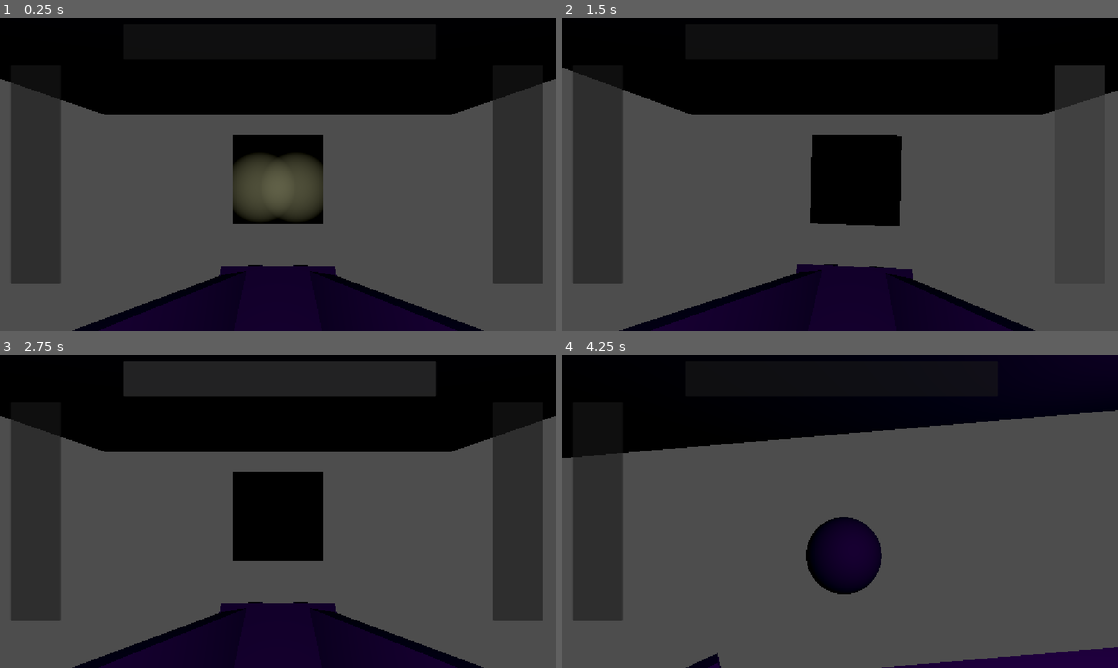
Above: before the commit, frames 1-4 (two rows, left to right).
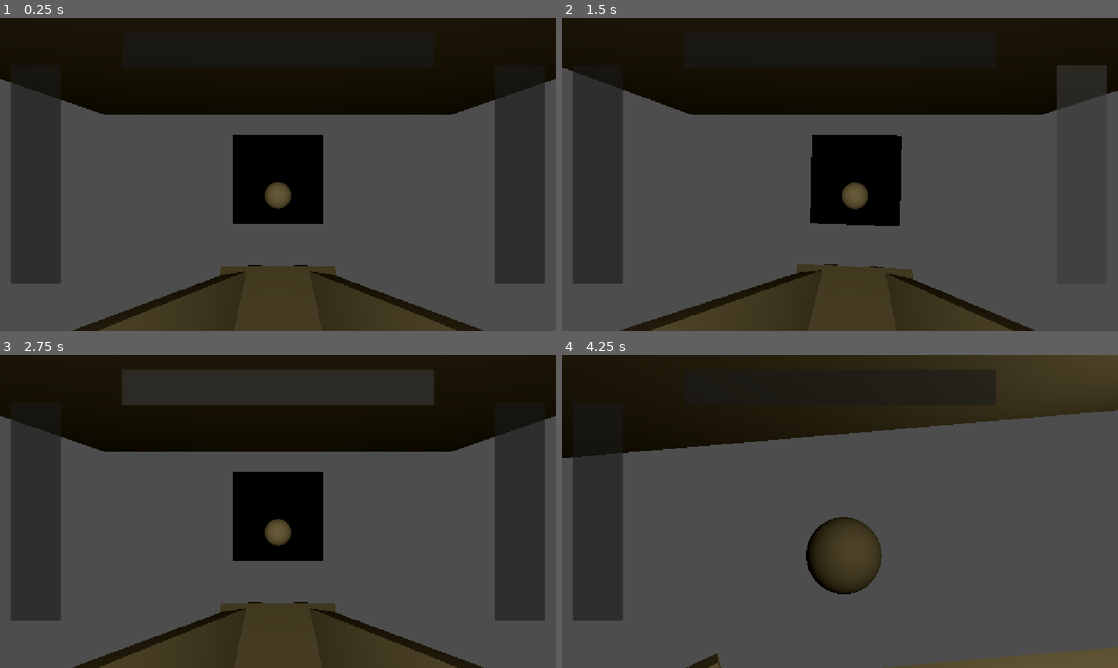
Above: after the commit, the same moments.

Repository: T3RRAT/Tether
Game: Godot game, scene res://Scenes/game.tscn
The game is run twice, just before and just after one commit, with the same random seed, the same clock (stepped at 60 frames per second) and the same inputs. The engine's default icon, where the game draws it, is replaced by a stand-in: a white triangle on a blue panel in a dark square. Sound files missing from this copy of the repository are replaced by a short silence.
Inputs (mouse positions are in pixels of both pictures, inside the frame that each line leads up to; where the layout moved, square brackets give the same spot in the first picture):
- Up to frame 1 (0.25 s): no input
- Up to frame 2 (1.5 s): click (595, 174) at 0.5 s; click (1084, 174) [1079, 174] at 1.25 s
- Up to frame 3 (2.75 s): click (278, 380) at 2.02 s
- Up to frame 4 (4.25 s): click (840, 386) at 2.77 s; tap Enter (ui_accept) at 3.5, 3.77 s; move the mouse to (962, 495) at 3.52 s; hold D (Go Right) from 3.53 s (still down); tap \ (Check) at 3.6 s; click (962, 495) at 3.67 s; tap W (Flip Computer) at 3.8 s

The runs differ from the first frame. In frame 1, 16% of the frame differs, in the area x 0-100%, y 0-100%; in frame 2, 13%; in frame 3, 16%; in frame 4, 19%.

Commit message:
Computer
Computer added and movement adjusted

Diff:
--- /dev/null
+++ b/Scenes/computer.gd
@@ -0,0 +1,132 @@
+extends Node3D
+
+
+# Used for checking if the mouse is inside the Area3D.
+var is_mouse_inside = false
+# The last processed input touch/mouse event. To calculate relative movement.
+var last_event_pos2D = null
+# The time of the last event in seconds since engine start.
+var last_event_time: float = -1.0
+
+@onready var node_viewport = $SubViewport
+@onready var node_quad = $Quad
+@onready var node_area = $Quad/Area3D
+
+func _ready():
+	node_area.mouse_entered.connect(_mouse_entered_area)
+	node_area.mouse_exited.connect(_mouse_exited_area)
+	node_area.input_event.connect(_mouse_input_event)
+
+	# If the material is NOT set to use billboard settings, then avoid running billboard specific code
+	#if node_quad.get_surface_override_material(0).billboard_mode == BaseMaterial3D.BillboardMode.BILLBOARD_DISABLED:
+		#set_process(false)
+
+
+func _process(_delta):
+	# NOTE: Remove this function if you don't plan on using billboard settings.
+	# rotate_area_to_billboard()
+	pass
+
+
+func _mouse_entered_area():
+	is_mouse_inside = true
+
+
+func _mouse_exited_area():
+	is_mouse_inside = false
+
+
+func _unhandled_input(event):
+	# Check if the event is a non-mouse/non-touch event
+	for mouse_event in [InputEventMouseButton, InputEventMouseMotion, InputEventScreenDrag, InputEventScreenTouch]:
+		if is_instance_of(event, mouse_event):
+			# If the event is a mouse/touch event, then we can ignore it here, because it will be
+			# handled via Physics Picking.
+			return
+	node_viewport.push_input(event)
+
+
+func _mouse_input_event(_camera: Camera3D, event: InputEvent, event_position: Vector3, _normal: Vector3, _shape_idx: int):
+	# Get mesh size to detect edges and make conversions. This code only support PlaneMesh and QuadMesh.
+	var quad_mesh_size = node_quad.mesh.size
+
+	# Event position in Area3D in world coordinate space.
+	var event_pos3D = event_position
+
+	# Current time in seconds since engine start.
+	var now: float = Time.get_ticks_msec() / 1000.0
+
+	# Convert position to a coordinate space relative to the Area3D node.
+	# NOTE: affine_inverse accounts for the Area3D node's scale, rotation, and position in the scene!
+	event_pos3D = node_quad.global_transform.affine_inverse() * event_pos3D
+
+	# TODO: Adapt to bilboard mode or avoid completely.
+
+	var event_pos2D: Vector2 = Vector2()
+
+	if is_mouse_inside:
+		# Convert the relative event position from 3D to 2D.
+		event_pos2D = Vector2(event_pos3D.x, -event_pos3D.y)
+
+		# Right now the event position's range is the following: (-quad_size/2) -> (quad_size/2)
+		# We need to convert it into the following range: -0.5 -> 0.5
+		event_pos2D.x = event_pos2D.x / quad_mesh_size.x
+		event_pos2D.y = event_pos2D.y / quad_mesh_size.y
+		# Then we need to convert it into the following range: 0 -> 1
+		event_pos2D.x += 0.5
+		event_pos2D.y += 0.5
+
+		# Finally, we convert the position to the following range: 0 -> viewport.size
+		event_pos2D.x *= node_viewport.size.x
+		event_pos2D.y *= node_viewport.size.y
+		# We need to do these conversions so the event's position is in the viewport's coordinate system.
+
+	elif last_event_pos2D != null:
+		# Fall back to the last known event position.
+		event_pos2D = last_event_pos2D
+
+	# Set the event's position and global position.
+	event.position = event_pos2D
+	if event is InputEventMouse:
+		event.global_position = event_pos2D
+
+	# Calculate the relative event distance.
+	if event is InputEventMouseMotion or event is InputEventScreenDrag:
+		# If there is not a stored previous position, then we'll assume there is no relative motion.
+		if last_event_pos2D == null:
+			event.relative = Vector2(0, 0)
+		# If there is a stored previous position, then we'll calculate the relative position by subtracting
+		# the previous position from the new position. This will give us the distance the event traveled from prev_pos.
+		else:
+			event.relative = event_pos2D - last_event_pos2D
+			event.velocity = event.relative / (now - last_event_time)
+
+	# Update last_event_pos2D with the position we just calculated.
+	last_event_pos2D = event_pos2D
+
+	# Update last_event_time to current time.
+	last_event_time = now
+
+	# Finally, send the processed input event to the viewport.
+	node_viewport.push_input(event)
+
+
+# func rotate_area_to_billboard():
+	#var billboard_mode = node_quad.get_surface_override_material(0).params_billboard_mode
+
+	# Try to match the area with the material's billboard setting, if enabled.
+	#if billboard_mode > 0:
+		## Get the camera.
+		#var camera = get_viewport().get_camera_3d()
+		## Look in the same direction as the camera.
+		#var look = camera.to_global(Vector3(0, 0, -100)) - camera.global_transform.origin
+		#look = node_area.position + look
+
+		# Y-Billboard: Lock Y rotation, but gives bad results if the camera is tilted.
+		#if billboard_mode == 2:
+			#look = Vector3(look.x, 0, look.z)
+#
+		#node_area.look_at(look, Vector3.UP)
+#
+		## Rotate in the Z axis to compensate camera tilt.
+		#node_area.rotate_object_local(Vector3.BACK, camera.rotation.z)
--- /dev/null
+++ b/Scenes/computer.tscn
@@ -0,0 +1,117 @@
+[gd_scene format=3 uid="uid://uigs3q6cxjtu"]
+
+[ext_resource type="Texture2D" uid="uid://cg4cjqnn1vj7a" path="res://icon.svg" id="1_4xga7"]
+[ext_resource type="Script" uid="uid://dwbgh7q06vkj7" path="res://Scenes/computer.gd" id="1_m1ujp"]
+[ext_resource type="Shader" uid="uid://btfykxbl42d8l" path="res://Scripts/computer.gdshader" id="3_7h0tq"]
+
+[sub_resource type="ViewportTexture" id="ViewportTexture_yf5fn"]
+viewport_path = NodePath("SubViewport")
+
+[sub_resource type="StandardMaterial3D" id="StandardMaterial3D_g4v7s"]
+resource_local_to_scene = true
+albedo_texture = SubResource("ViewportTexture_yf5fn")
+
+[sub_resource type="QuadMesh" id="QuadMesh_g4v7s"]
+resource_local_to_scene = true
+material = SubResource("StandardMaterial3D_g4v7s")
+size = Vector2(1.41, 0.81)
+
+[sub_resource type="ConcavePolygonShape3D" id="ConcavePolygonShape3D_3cxpa"]
+data = PackedVector3Array(0.705, -0.405, 0, -0.705, -0.405, 0, 0.705, 0.405, 0, -0.705, -0.405, 0, -0.705, 0.405, 0, 0.705, 0.405, 0)
+
+[sub_resource type="Theme" id="Theme_3dryh"]
+TabContainer/font_sizes/font_size = 24
+
+[sub_resource type="ShaderMaterial" id="ShaderMaterial_g4v7s"]
+shader = ExtResource("3_7h0tq")
+shader_parameter/overlay = false
+shader_parameter/resolution = Vector2(640, 480)
+shader_parameter/brightness = 1.4
+shader_parameter/scanlines_opacity = 0.0
+shader_parameter/scanlines_width = 0.25
+shader_parameter/grille_opacity = 0.3
+shader_parameter/roll = true
+shader_parameter/roll_speed = 8.0
+shader_parameter/roll_size = 15.0
+shader_parameter/roll_variation = 1.8
+shader_parameter/distort_intensity = 0.05
+shader_parameter/aberration = 0.015000048212499895
+shader_parameter/noise_opacity = 0.4
+shader_parameter/noise_speed = 5.0
+shader_parameter/static_noise_intensity = 0.06
+shader_parameter/pixelate = false
+shader_parameter/discolor = true
+shader_parameter/warp_amount = 0.800000038
+shader_parameter/clip_warp = false
+shader_parameter/vignette_intensity = 0.4
+shader_parameter/vignette_opacity = 0.32400001539
+
+[node name="Computer" type="Node3D" unique_id=129153883]
+script = ExtResource("1_m1ujp")
+
+[node name="CSGCombiner3D" type="CSGCombiner3D" parent="." unique_id=1590787459]
+
+[node name="CSGBox3D" type="CSGBox3D" parent="CSGCombiner3D" unique_id=1772993787]
+size = Vector3(1.6, 1, 0.1)
+
+[node name="CSGBox3D2" type="CSGBox3D" parent="CSGCombiner3D" unique_id=316805959]
+transform = Transform3D(1, 0, 0, 0, 1, 0, 0, 0, 1, 0, 0, 0.06266138)
+operation = 2
+size = Vector3(1.4, 0.8, 0.1)
+
+[node name="Quad" type="MeshInstance3D" parent="." unique_id=359092796]
+transform = Transform3D(1, 0, 0, 0, 1, 0, 0, 0, 1, 0, 0, 0.013243794)
+mesh = SubResource("QuadMesh_g4v7s")
+
+[node name="Area3D" type="Area3D" parent="Quad" unique_id=186926410]
+
+[node name="CollisionShape3D" type="CollisionShape3D" parent="Quad/Area3D" unique_id=1803618872]
+shape = SubResource("ConcavePolygonShape3D_3cxpa")
+
+[node name="SubViewport" type="SubViewport" parent="." unique_id=778372070]
+
+[node name="Control" type="Control" parent="SubViewport" unique_id=934616759]
+layout_mode = 3
+anchors_preset = 15
+anchor_right = 1.0
+anchor_bottom = 1.0
+grow_horizontal = 2
+grow_vertical = 2
+theme = SubResource("Theme_3dryh")
+
+[node name="TabContainer" type="TabContainer" parent="SubViewport/Control" unique_id=2039419334]
+layout_mode = 1
+anchors_preset = 15
+anchor_right = 1.0
+anchor_bottom = 1.0
+grow_horizontal = 2
+grow_vertical = 2
+current_tab = 0
+
+[node name="Power" type="TextureRect" parent="SubViewport/Control/TabContainer" unique_id=678326908]
+layout_mode = 2
+texture = ExtResource("1_4xga7")
+metadata/_tab_index = 0
+
+[node name="Ship" type="TextureRect" parent="SubViewport/Control/TabContainer" unique_id=1895162407]
+visible = false
+modulate = Color(0.76580584, 0.6681873, 1, 1)
+layout_mode = 2
+texture = ExtResource("1_4xga7")
+metadata/_tab_index = 1
+
+[node name="TextureRect3" type="TextureRect" parent="SubViewport/Control/TabContainer" unique_id=1568788166]
+visible = false
+modulate = Color(0.3230459, 0.7567149, 0.09408315, 1)
+layout_mode = 2
+texture = ExtResource("1_4xga7")
+metadata/_tab_index = 2
+
+[node name="ColorRect" type="ColorRect" parent="SubViewport/Control" unique_id=1582421659]
+material = SubResource("ShaderMaterial_g4v7s")
+layout_mode = 1
+anchors_preset = 15
+anchor_right = 1.0
+anchor_bottom = 1.0
+grow_horizontal = 2
+grow_vertical = 2
--- a/Scenes/game.tscn
+++ b/Scenes/game.tscn
@@ -3,6 +3,7 @@
 [ext_resource type="Script" uid="uid://c0ai2ccmfn65p" path="res://Scripts/game.gd" id="1_ebmjs"]
 [ext_resource type="AudioStream" uid="uid://3j7r724r0f5" path="res://flash-beacon.mp3" id="2_qxrlw"]
 [ext_resource type="Script" uid="uid://b56q2vd6u7y1w" path="res://Scripts/ideas.gd" id="2_wrm1d"]
+[ext_resource type="PackedScene" uid="uid://uigs3q6cxjtu" path="res://Scenes/computer.tscn" id="4_wowpa"]
 
 [sub_resource type="CapsuleMesh" id="CapsuleMesh_g4v7s"]
 rings = 6
@@ -48,6 +49,10 @@
 [sub_resource type="BoxMesh" id="BoxMesh_fcnqv"]
 size = Vector3(0.168, 1, 1.763)
 
+[sub_resource type="SphereMesh" id="SphereMesh_yf5fn"]
+radius = 0.05
+height = 0.1
+
 [node name="Game" type="Node3D" unique_id=314259388]
 script = ExtResource("1_ebmjs")
 
@@ -88,6 +93,10 @@
 
 [node name="AudioListener3D" type="AudioListener3D" parent="Player" unique_id=1179562327]
 current = true
+
+[node name="Tether Camera" type="Camera3D" parent="." unique_id=752433570]
+transform = Transform3D(-0.9615163, 0.06698731, 0.26645657, 0.18772802, 0.86830795, 0.4591291, -0.20061055, 0.49148148, -0.84746766, 0.62166464, 1.0373764, 2.6603546)
+fov = 50.0
 
 [node name="Player Camera" type="Camera3D" parent="." unique_id=952425825]
 transform = Transform3D(1, 0, 0, 0, 1, 0, 0, 0, 1, 0, 0.5785307, 0)
@@ -98,31 +107,48 @@
 
 [node name="Control" type="Control" parent="2D Overlay" unique_id=1281495045]
 layout_mode = 3
-anchors_preset = 0
-offset_right = 40.0
-offset_bottom = 40.0
-
-[node name="Left Button" type="Button" parent="2D Overlay/Control" unique_id=534802264]
-layout_mode = 0
+anchors_preset = 15
+anchor_right = 1.0
+anchor_bottom = 1.0
+grow_horizontal = 2
+grow_vertical = 2
+
+[node name="CanvasLayer" type="CanvasLayer" parent="2D Overlay/Control" unique_id=1219470983]
+
+[node name="Left Button" type="Button" parent="2D Overlay/Control/CanvasLayer" unique_id=534802264]
+anchors_preset = 4
+anchor_top = 0.5
+anchor_bottom = 0.5
+offset_top = -324.0
 offset_right = 148.0
-offset_bottom = 648.0
+offset_bottom = 324.0
+grow_vertical = 2
 scale = Vector2(0.7, 0.7)
 pivot_offset = Vector2(74, 324)
 
-[node name="Right Button" type="Button" parent="2D Overlay/Control" unique_id=288830261]
-layout_mode = 0
-offset_left = 1000.0
-offset_right = 1148.0
-offset_bottom = 648.0
+[node name="Right Button" type="Button" parent="2D Overlay/Control/CanvasLayer" unique_id=288830261]
+anchors_preset = 6
+anchor_left = 1.0
+anchor_top = 0.5
+anchor_right = 1.0
+anchor_bottom = 0.5
+offset_left = -148.0
+offset_top = -324.0
+offset_bottom = 324.0
+grow_horizontal = 0
+grow_vertical = 2
 scale = Vector2(0.7, 0.7)
 pivot_offset = Vector2(74, 324)
 
-[node name="Button" type="Button" parent="2D Overlay/Control" unique_id=1433246067]
-layout_mode = 0
-offset_left = 256.0
-offset_top = 12.0
-offset_right = 904.0
-offset_bottom = 86.0
+[node name="UpButton" type="Button" parent="2D Overlay/Control/CanvasLayer" unique_id=1433246067]
+anchors_preset = 5
+anchor_left = 0.5
+anchor_right = 0.5
+offset_left = -324.0
+offset_top = 30.0
+offset_right = 324.0
+offset_bottom = 104.0
+grow_horizontal = 2
 
 [node name="FlashLightLeft" type="SpotLight3D" parent="." unique_id=1914040452]
 unique_name_in_owner = true
@@ -192,14 +218,33 @@
 transform = Transform3D(0.8422409, -0.1331556, -0.5223982, 0.22025265, 0.9694455, 0.107999355, 0.49205595, -0.20602103, 0.8458347, -0.612, -0.69, -1.326)
 mesh = SubResource("BoxMesh_fcnqv")
 
-[node name="OmniLight3D" type="OmniLight3D" parent="Ship" unique_id=348939154]
+[node name="Purple Light" type="OmniLight3D" parent="Ship" unique_id=348939154]
 transform = Transform3D(1, 0, 0, 0, 1, 0, 0, 0, 1, 0, 0.8673491, 0.94401395)
+visible = false
 light_color = Color(0.36862746, 0, 0.62352943, 1)
+
+[node name="OmniLight3D" type="OmniLight3D" parent="Ship" unique_id=16834530]
+transform = Transform3D(1, 0, 0, 0, 1, 0, 0, 0, 1, 0, 0.8, 1)
+light_color = Color(0.902198, 0.8014088, 0.52845573, 1)
+
+[node name="Computer Items" type="Node3D" parent="." unique_id=1150376009]
+transform = Transform3D(1, 0, 0, 0, 1, 0, 0, 0, 1, 0, 0, 0.6576913)
+
+[node name="Computer" parent="Computer Items" unique_id=129153883 instance=ExtResource("4_wowpa")]
+transform = Transform3D(0.85, 0, 0, 0, 0.85, 0, 0, 0, 0.85, 0, 1.35, -1.5)
+
+[node name="Computer Up Pos" type="MeshInstance3D" parent="Computer Items" unique_id=1698906977]
+transform = Transform3D(1, 0, 0, 0, 1, 0, 0, 0, 1, 0, 1.35, -1.5)
+mesh = SubResource("SphereMesh_yf5fn")
+
+[node name="Computer Down Pos" type="MeshInstance3D" parent="Computer Items" unique_id=1378832576]
+transform = Transform3D(1, 0, 0, 0, 1, 0, 0, 0, 1, 0, 0.5, -1.5)
+mesh = SubResource("SphereMesh_yf5fn")
 
 [connection signal="timeout" from="Player Timers/Cam Move Timer" to="." method="_on_cam_move_timer_timeout"]
 [connection signal="timeout" from="Player Timers/Power Timer" to="." method="_on_power_timer_timeout"]
 [connection signal="finished" from="Player/Flash Sound" to="." method="_on_flash_sound_finished"]
-[connection signal="mouse_entered" from="2D Overlay/Control/Left Button" to="." method="_on_left_button_mouse_entered"]
-[connection signal="mouse_entered" from="2D Overlay/Control/Right Button" to="." method="_on_right_button_mouse_entered"]
+[connection signal="mouse_entered" from="2D Overlay/Control/CanvasLayer/Left Button" to="." method="_on_left_button_mouse_entered"]
+[connection signal="mouse_entered" from="2D Overlay/Control/CanvasLayer/Right Button" to="." method="_on_right_button_mouse_entered"]
 [connection signal="timeout" from="Enemy Timers/Monster Timer" to="." method="_on_monster_timer_timeout"]
 [connection signal="timeout" from="Enemy Timers/Monster Kill" to="." method="_on_monster_kill_timeout"]
--- /dev/null
+++ b/Scripts/computer.gdshader
@@ -0,0 +1,175 @@
+shader_type canvas_item;
+
+// Add required screen texture uniform
+uniform sampler2D SCREEN_TEXTURE : hint_screen_texture, filter_linear_mipmap;
+
+// Display settings
+uniform bool overlay = false;
+uniform vec2 resolution = vec2(640.0, 480.0);
+uniform float brightness = 1.4;
+
+// Scanline settings
+uniform float scanlines_opacity : hint_range(0.0, 1.0) = 0.4;
+uniform float scanlines_width : hint_range(0.0, 0.5) = 0.25;
+uniform float grille_opacity : hint_range(0.0, 1.0) = 0.3;
+
+// Distortion settings
+uniform bool roll = true;
+uniform float roll_speed = 6.0;
+uniform float roll_size : hint_range(0.0, 100.0) = 25.0;
+uniform float roll_variation : hint_range(0.1, 5.0) = 1.8;
+uniform float distort_intensity : hint_range(0.0, 0.2) = 0.05;
+uniform float aberration : hint_range(-1.0, 1.0) = 0.06;
+
+// Noise settings
+uniform float noise_opacity : hint_range(0.0, 1.0) = 0.4;
+uniform float noise_speed = 5.0;
+uniform float static_noise_intensity : hint_range(0.0, 1.0) = 0.06;
+
+// Additional effects
+uniform bool pixelate = true;
+uniform bool discolor = true;
+uniform float warp_amount : hint_range(0.0, 5.0) = 1.0;
+uniform bool clip_warp = false;
+uniform float vignette_intensity = 0.4;
+uniform float vignette_opacity : hint_range(0.0, 1.0) = 0.3;
+
+// The rest of the shader code remains exactly the same from here...
+// (All the functions and fragment shader code remain unchanged)
+
+// Generate random value
+vec2 random(vec2 uv) {
+    uv = vec2(dot(uv, vec2(127.1, 311.7)), dot(uv, vec2(269.5, 183.3)));
+    return -1.0 + 2.0 * fract(sin(uv) * 43758.5453123);
+}
+
+// Generate noise
+float noise(vec2 uv) {
+    vec2 uv_index = floor(uv);
+    vec2 uv_fract = fract(uv);
+    vec2 blur = smoothstep(0.0, 1.0, uv_fract);
+
+    return mix(
+        mix(
+            dot(random(uv_index + vec2(0.0, 0.0)), uv_fract - vec2(0.0, 0.0)),
+            dot(random(uv_index + vec2(1.0, 0.0)), uv_fract - vec2(1.0, 0.0)),
+            blur.x
+        ),
+        mix(
+            dot(random(uv_index + vec2(0.0, 1.0)), uv_fract - vec2(0.0, 1.0)),
+            dot(random(uv_index + vec2(1.0, 1.0)), uv_fract - vec2(1.0, 1.0)),
+            blur.x
+        ),
+        blur.y
+    ) * 0.5 + 0.5;
+}
+
+// Screen warping
+vec2 warp(vec2 uv) {
+    vec2 delta = uv - 0.5;
+    float delta2 = dot(delta.xy, delta.xy);
+    float delta4 = delta2 * delta2;
+    return uv + delta * (delta4 * warp_amount);
+}
+
+// Screen border
+float border(vec2 uv) {
+    float radius = min(warp_amount, 0.08);
+    radius = max(min(min(abs(radius * 1.0), abs(1.0)), abs(1.0)), 1e-26);
+    vec2 abs_uv = abs(uv * 2.0 - 1.0) - vec2(1.0, 1.0) + radius;
+    float dist = length(max(vec2(0.0), abs_uv)) / radius;
+    return clamp(1.0 - smoothstep(0.96, 1.0, dist), 0.0, 1.0);
+}
+
+// Vignette effect
+float vignette(vec2 uv) {
+    uv *= 1.0 - uv.xy;
+    float vig = uv.x * uv.y * 50.0;
+    return pow(vig, vignette_intensity * vignette_opacity);
+}
+
+void fragment() {
+    // Get base UV and handle overlay
+    vec2 uv = overlay ? warp(SCREEN_UV) : warp(UV);
+    vec2 text_uv = uv;
+
+    // Handle pixelation
+    if (pixelate) {
+        text_uv = ceil(uv * resolution) / resolution;
+    }
+
+    // Calculate roll effect
+    float roll_line = 0.0;
+    vec2 roll_uv = vec2(0.0);
+
+    if (roll || noise_opacity > 0.0) {
+        float time = roll ? TIME : 0.0;
+        roll_line = smoothstep(0.3, 0.9, sin(uv.y * roll_size - (time * roll_speed)));
+        roll_line *= roll_line * smoothstep(0.3, 0.9, sin(uv.y * roll_size * roll_variation - (time * roll_speed * roll_variation)));
+        roll_uv = vec2(roll_line * distort_intensity * (1.0 - UV.x), 0.0);
+    }
+
+    // Sample texture with chromatic aberration
+    vec4 text;
+    if (roll) {
+        text.r = texture(SCREEN_TEXTURE, text_uv + roll_uv * 0.8 + vec2(aberration, 0.0) * 0.1).r;
+        text.g = texture(SCREEN_TEXTURE, text_uv + roll_uv * 1.2 - vec2(aberration, 0.0) * 0.1).g;
+        text.b = texture(SCREEN_TEXTURE, text_uv + roll_uv).b;
+    } else {
+        text.r = texture(SCREEN_TEXTURE, text_uv + vec2(aberration, 0.0) * 0.1).r;
+        text.g = texture(SCREEN_TEXTURE, text_uv - vec2(aberration, 0.0) * 0.1).g;
+        text.b = texture(SCREEN_TEXTURE, text_uv).b;
+    }
+    text.a = 1.0;
+
+    // Apply CRT grille
+    if (grille_opacity > 0.0) {
+        float gr = smoothstep(0.85, 0.95, abs(sin(uv.x * (resolution.x * 3.14159265))));
+        float gg = smoothstep(0.85, 0.95, abs(sin(1.05 + uv.x * (resolution.x * 3.14159265))));
+        float gb = smoothstep(0.85, 0.95, abs(sin(2.1 + uv.x * (resolution.x * 3.14159265))));
+
+        text.r = mix(text.r, text.r * gr, grille_opacity);
+        text.g = mix(text.g, text.g * gg, grille_opacity);
+        text.b = mix(text.b, text.b * gb, grille_opacity);
+    }
+
+    // Apply brightness
+    text.rgb = clamp(text.rgb * brightness, 0.0, 1.0);
+
+    // Apply scanlines
+    if (scanlines_opacity > 0.0) {
+        float scan = smoothstep(scanlines_width, scanlines_width + 0.5, abs(sin(uv.y * (resolution.y * 3.14159265))));
+        text.rgb = mix(text.rgb, text.rgb * vec3(scan), scanlines_opacity);
+    }
+
+    // Apply noise
+    if (noise_opacity > 0.0) {
+        float n = smoothstep(0.4, 0.5, noise(uv * vec2(2.0, 200.0) + vec2(10.0, TIME * noise_speed)));
+        float nl = n * roll_line * clamp(random((ceil(uv * resolution) / resolution) + vec2(TIME * 0.8, 0.0)).x + 0.8, 0.0, 1.0);
+        text.rgb = clamp(mix(text.rgb, text.rgb + nl, noise_opacity), vec3(0.0), vec3(1.0));
+    }
+
+    // Apply static
+    if (static_noise_intensity > 0.0) {
+        text.rgb += clamp(random((ceil(uv * resolution) / resolution) + fract(TIME)).x, 0.0, 1.0) * static_noise_intensity;
+    }
+
+    // Apply border and vignette
+    text.rgb *= border(uv);
+    text.rgb *= vignette(uv);
+
+    // Handle clip warp
+    if (clip_warp) {
+        text.a = border(uv);
+    }
+
+    // Apply VHS discoloration
+    if (discolor) {
+        vec3 greyscale = vec3(dot(text.rgb, vec3(0.333)));
+        text.rgb = mix(text.rgb, greyscale, 0.5);
+        float midpoint = pow(0.5, 2.2);
+        text.rgb = (text.rgb - vec3(midpoint)) * 1.2 + midpoint;
+    }
+
+    COLOR = text;
+}
--- a/Scripts/game.gd
+++ b/Scripts/game.gd
@@ -30,6 +30,7 @@
 var monsterAggroAmount = 0
 
 @onready var cam = $"Player Camera"
+@onready var tCam = $"Tether Camera"
 @onready var lightRight = %FlashLightRight
 @onready var lightLeft = %FlashLightLeft
 @onready var player = $Player
@@ -37,12 +38,18 @@
 @onready var powerDrainTimer = %"Power Timer"
 @onready var flashSound = $"Player/Flash Sound"
 
-@onready var buttonLeft = $"2D Overlay/Control/Left Button"
-@onready var buttonRight = $"2D Overlay/Control/Right Button"
+@onready var computer = $"Computer Items/Computer"
+@onready var computerDownPos = $"Computer Items/Computer Down Pos"
+@onready var computerUpPos = $"Computer Items/Computer Up Pos"
+
+@onready var buttonLeft = $"2D Overlay/Control/CanvasLayer/Left Button"
+@onready var buttonRight = $"2D Overlay/Control/CanvasLayer/Right Button"
 
 # Called when the node enters the scene tree for the first time.
 func _ready() -> void:
 	powerDrainTimer.start(powerDrainSpeed)
+	lightLeft.light_energy = 0
+	lightRight.light_energy = 0
 	pass # Replace with function body.
 
 
@@ -115,35 +122,47 @@
 		lightRight.light_energy = lerp(lightRight.light_energy, 0.0, delta * 6)
 
 	if Input.is_action_just_pressed("Go Left"):
-		if inCutscene == false:
+		if inCutscene == false && buttonInteract == false:
 			if inUserInterface:
 				pass
 			elif farLeft == false:
 				camLocation -= 1
+				interactionMade()
 
 	if Input.is_action_just_pressed("Go Right"):
-		if inCutscene == false:
+		if inCutscene == false && buttonInteract == false:
 			if inUserInterface:
 				pass
 			elif farRight == false:
 				camLocation += 1
+				interactionMade()
 
 	if Input.is_action_just_pressed("Go Backwards"):
+		if buttonInteract == false:
+			if camLocation == 0:
+				camLocation = 2
+				interactionMade()
+			elif camLocation == 2:
+				camLocation = 0
+				interactionMade()
+			# Location 2 refers to back of ship
+
+
+	if Input.is_action_just_pressed("Flip Computer"):
 		if camLocation == 0:
-			camLocation = 2
-		elif camLocation == 2:
-			camLocation = 0
-		# Location 2 refers to back of ship
-
-
-	if Input.is_action_just_pressed("Flip Computer"):
-		computerState = computerState * 1
+			computerState = computerState * -1
+
+
 
 
 
 	# Computer Functionality
 	if computerState == 1:
-
+		computer.position.y = lerp(computer.position.y, computerDownPos.position.y, delta * 6)
+		inCutscene = true
+	else:
+		computer.position.y = lerp(computer.position.y, computerUpPos.position.y, delta * 6)
+		inCutscene = false
 		pass
 
 
@@ -176,6 +195,10 @@
 	else:
 		player.rotation_degrees = Vector3(0, 0, shipPosition * location)
 
+func interactionMade():
+	buttonInteract = true
+	camMoveTimer.start()
+
 
 
 
@@ -187,9 +210,8 @@
 	if (buttonInteract == false):
 		#player.rotate(Vector3.UP, player.rotation.y + 90)
 		#player.rotation.y = angle_difference(player.rotation.y, player.rotation.y + 90)
-		buttonInteract = true
+		interactionMade()
 		camLocation = camLocation - 1
-		camMoveTimer.start()
 	pass # Replace with function body.
 
 
@@ -197,9 +219,8 @@
 	if (buttonInteract == false):
 		#player.rotation.y = angle_difference(player.rotation.y, player.rotation.y - 90)
 		#player.rotate(Vector3.DOWN, player.rotation.y - 90)
-		buttonInteract = true
+		interactionMade()
 		camLocation = camLocation + 1
-		camMoveTimer.start()
 	pass # Replace with function body.
 
 
Not shown, added: Scenes/computer.gd.uid
Not shown, added: Scripts/computer.gdshader.uid
